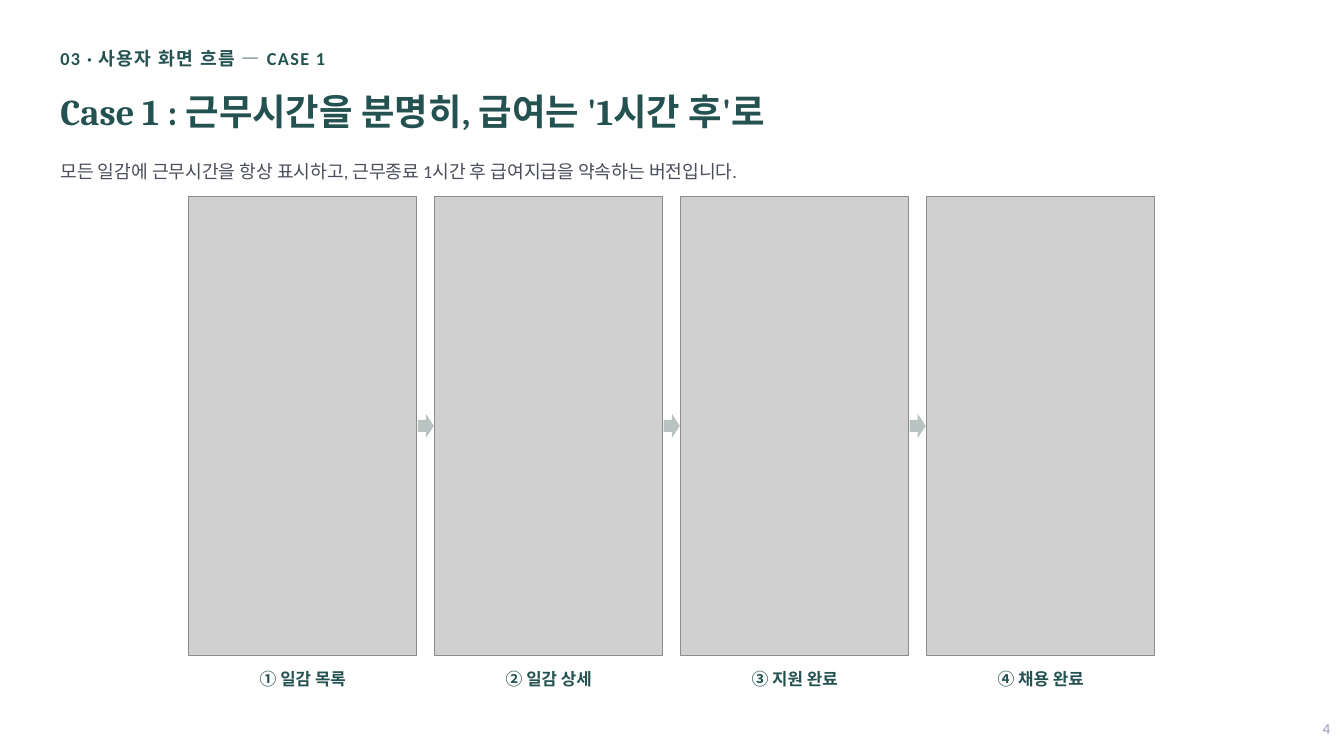
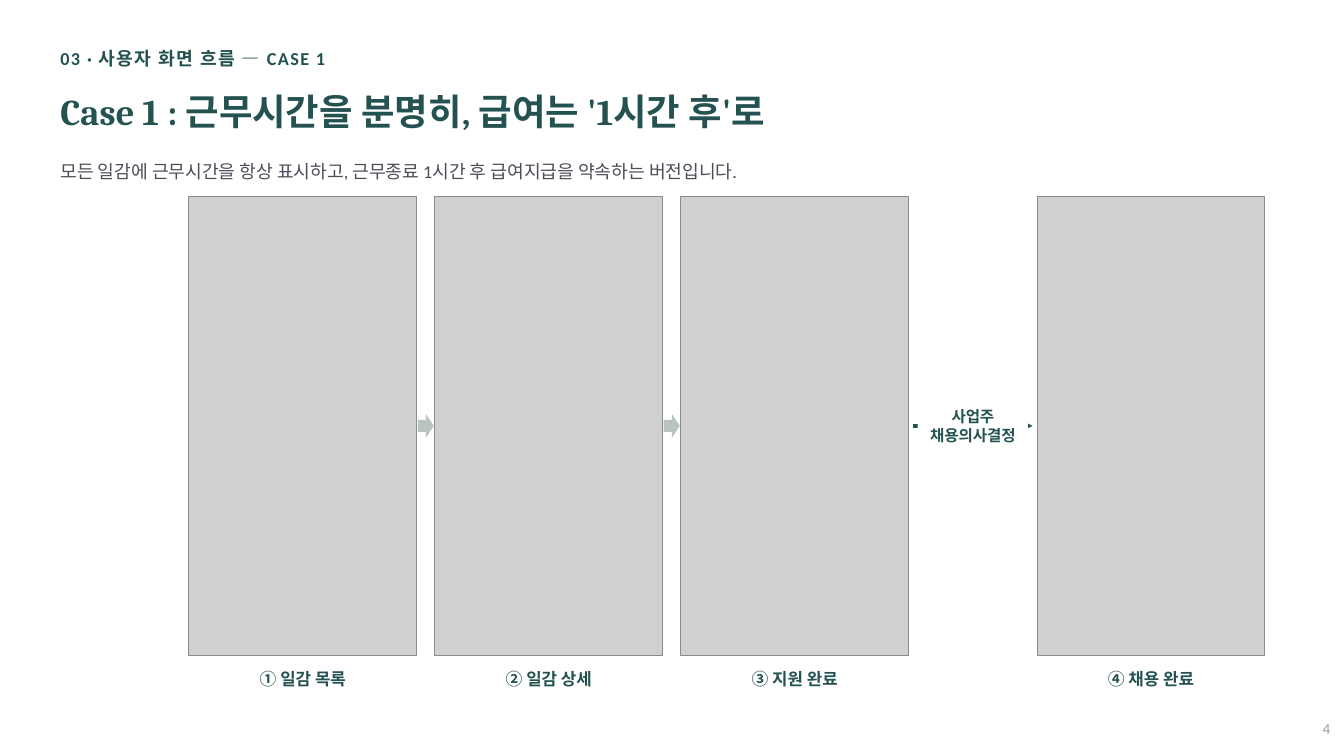
Before and after one commit to amynashiblossom/blog-new, a slide deck: slide 4 of content/01_Projects/파이널프로젝트/위솝실무미팅_제안서_20260915_이혜원.pptx. Drawn at 1344x756 pixels with LibreOffice and Linux fonts; fonts in the diff are those of the drawing; grey boxes stand for pictures. Boxes give left, top, right and bottom in pixels: in the first picture for what was removed or moved away, otherwise in the second. Text is boxed around its words. In the diff, an @@ line names an element or a change of style, - is before the commit and + after.

```diff
--- a/content/01_Projects/파이널프로젝트/위솝실무미팅_제안서_20260915_이혜원.pptx
+++ b/content/01_Projects/파이널프로젝트/위솝실무미팅_제안서_20260915_이혜원.pptx
@@ picture: place and size @@
-picture at (928,197,1155,655)
+picture at (1037,197,1265,655)
@@ right arrow removed at (910,414,927,439) @@
@@ text added at (930,409,1015,443), 11.1 pt, text #245251, bold @@
+사업주 채용의사결정
@@ arrow added from (913, 425) to (1032, 425), #245251 3 pt @@
@@ text "④ 채용 완료": place and size @@
-text "④ 채용 완료" at (998,670,1084,687)
+text "④ 채용 완료" at (1108,670,1194,687)
```
Also in this commit, not shown: 3 other slides changed, 36 other files.
